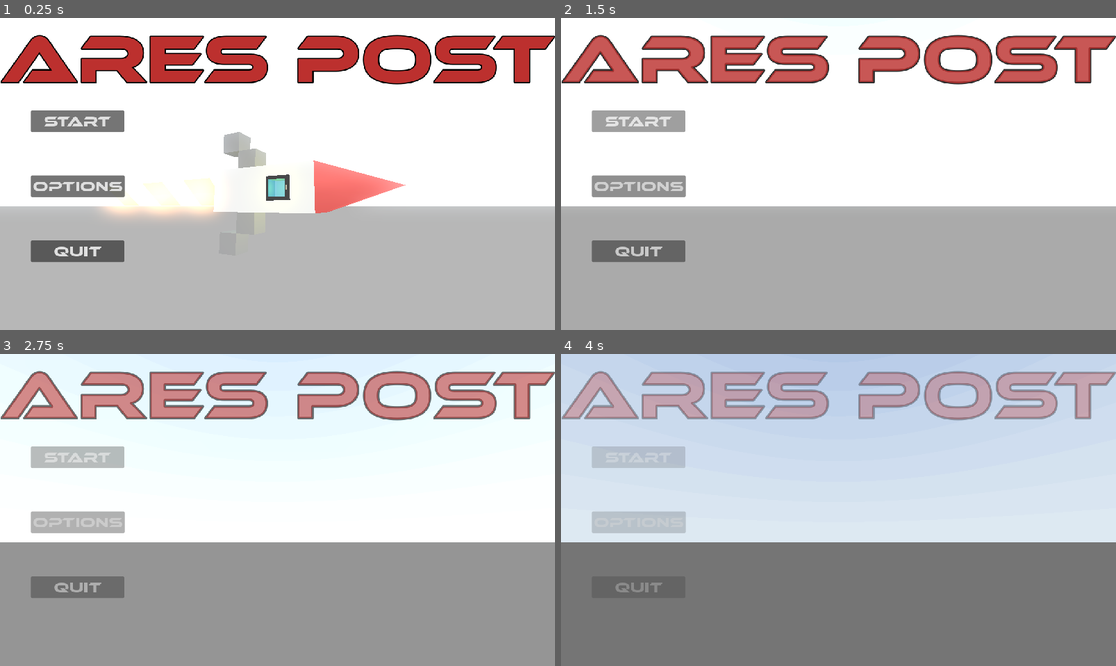
Above: before the commit, frames 1-4 (two rows, left to right).
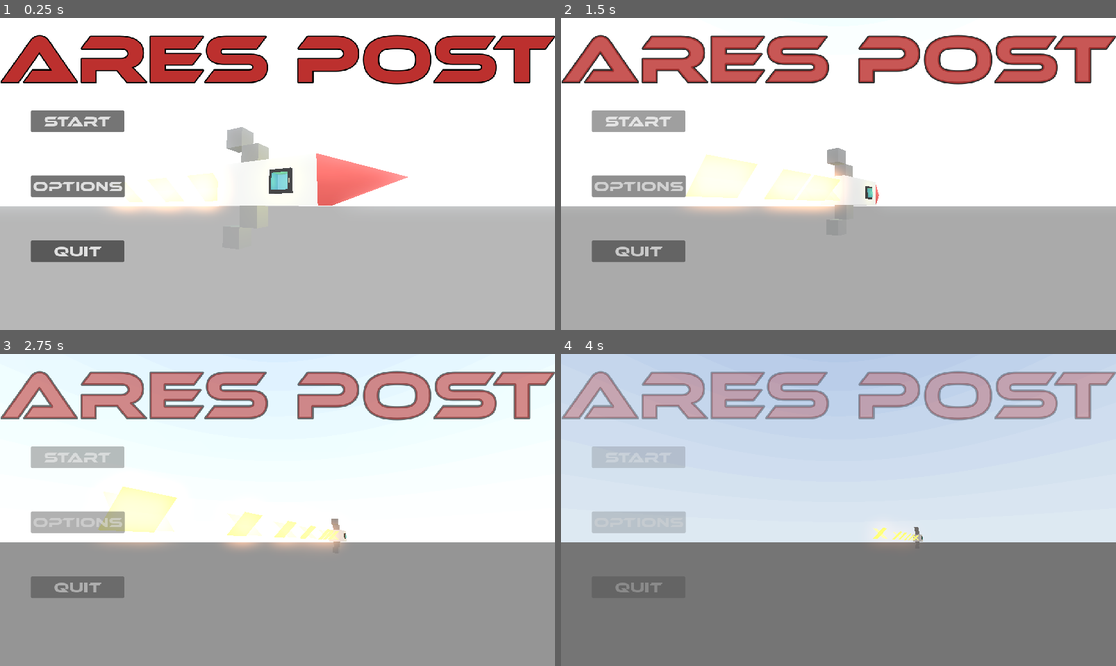
Above: after the commit, the same moments.

Repository: christiansuar/ares-post
Game: Godot game, scene res://Scenes/Cutscenes/Intro.tscn
Same seed, same stepped clock (60 frames per second), same inputs: the game is played once before the commit and once after it. A sky picture missing from this copy of the repository is replaced by a grey-blue gradient.
Inputs:
- Up to frame 1 (0.25 s): no input
- Up to frame 2 (1.5 s): click "Start" at 0.5 s; click "Start" at 1.25 s
- Up to frame 3 (2.75 s): click "Start" at 2 s
- Up to frame 4 (4 s): no input

The runs differ from the first frame. In frame 1, 2.3% of the frame differs, in the area x 18-74%, y 34-65%; in frame 2, 1.8%; in frame 3, 2.3%, in the area x 17-63%, y 42-63%; in frame 4, 0.2%.

Commit message:
Fixed Camera in Intro
- camera doesn't go crazy anymore

Diff:
--- a/Scenes/Cutscenes/Intro.tscn
+++ b/Scenes/Cutscenes/Intro.tscn
@@ -194,7 +194,8 @@
 draw_pass_1 = SubResource("QuadMesh_6rra1")
 
 [node name="Camera3D" type="Camera3D" parent="AnimationPlayer"]
-transform = Transform3D(-0.457098, 0.139135, 0.878466, 0, 0.987688, -0.156434, -0.889417, -0.0715058, -0.45147, 8.398, 0.277, -4.748)
+transform = Transform3D(-0.469472, 0.138123, 0.872077, 0, 0.987688, -0.156434, -0.882948, -0.0734415, -0.463691, 8.398, 0, -4.748)
+current = true
 
 [node name="mainmenu" type="Control" parent="."]
 layout_mode = 3
--- a/Scenes/Cutscenes/intro.gd
+++ b/Scenes/Cutscenes/intro.gd
@@ -3,14 +3,11 @@
 @onready var intro_player = $AnimationPlayer
 @onready var spam_prev = true
 @onready var env_exposure = $WorldEnvironment.environment
+@onready var cam = $AnimationPlayer/Camera3D
 
 
 func _ready() -> void:
 	intro_player.play("Idle (main menu)")
-
-
-
-
 
 func _on_button_2_pressed() -> void:
 	get_tree().quit()
@@ -21,6 +18,10 @@
 		#PREVENTS SPAMMING THE BUTTON
 		spam_prev = false
 
+		var targetRotation = -deg_to_rad(cam.rotation_degrees.y) + .5
+		print(targetRotation)
+
+
 		var tween1 = get_tree().create_tween()
 		var tween2 = get_tree().create_tween()
 		var tween3 = get_tree().create_tween()
@@ -29,9 +30,13 @@
 		tween1.tween_property(env_exposure, "tonemap_exposure", 0.0, 5.0)
 		tween2.tween_property($mainmenu, "modulate:a", 0.0, 5.0)
 		tween3.tween_property($AnimationPlayer/SpaceShip, "position:z", -100, 5.0)
-		tween4.tween_property($AnimationPlayer/Camera3D, "rotation:y" , 46.2, .5).as_relative()
+
+		tween4.tween_property(cam, "rotation:y" , targetRotation, 1.0 ).as_relative().set_ease(Tween.EASE_IN_OUT)
+
 
 		await tween1.finished
 
-
+		await get_tree().create_timer(.5).timeout
+		cam.rotation_degrees.y = 118
 		intro_player.play("Mission Brief")
+		print(cam.rotation.y)
